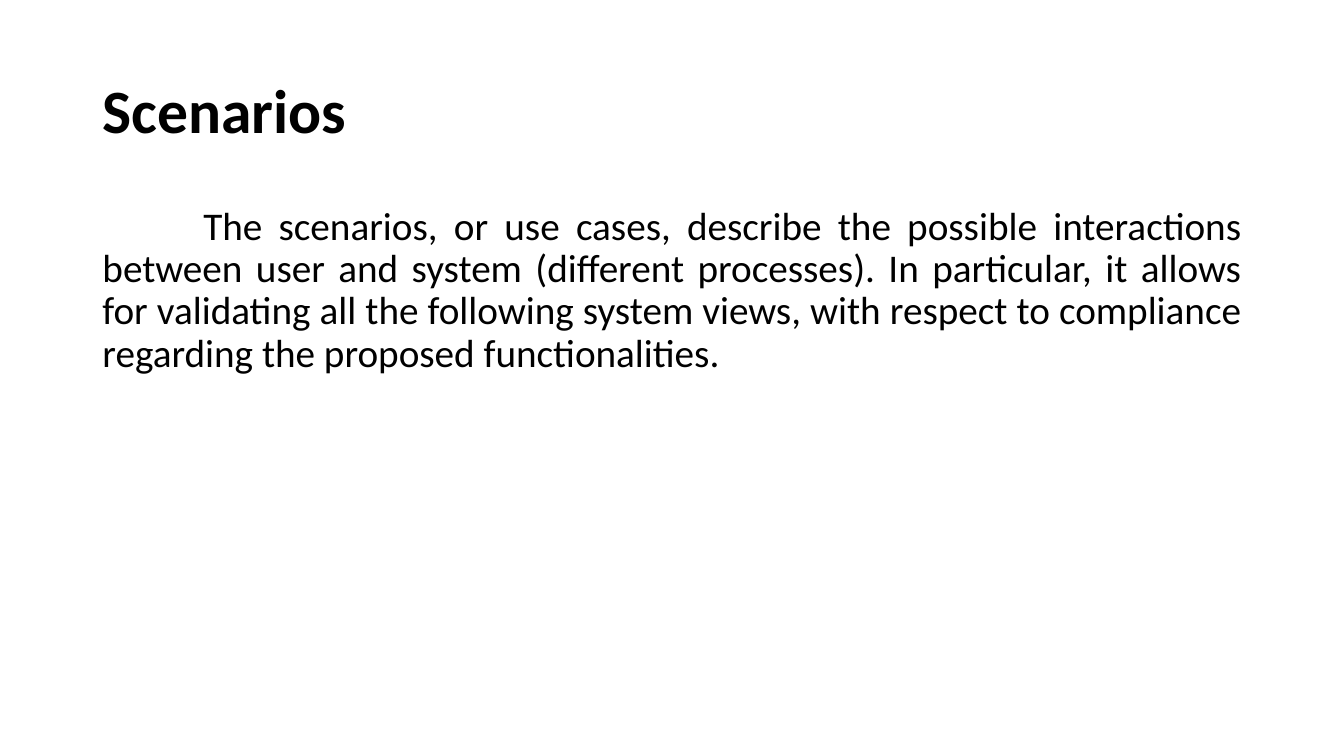
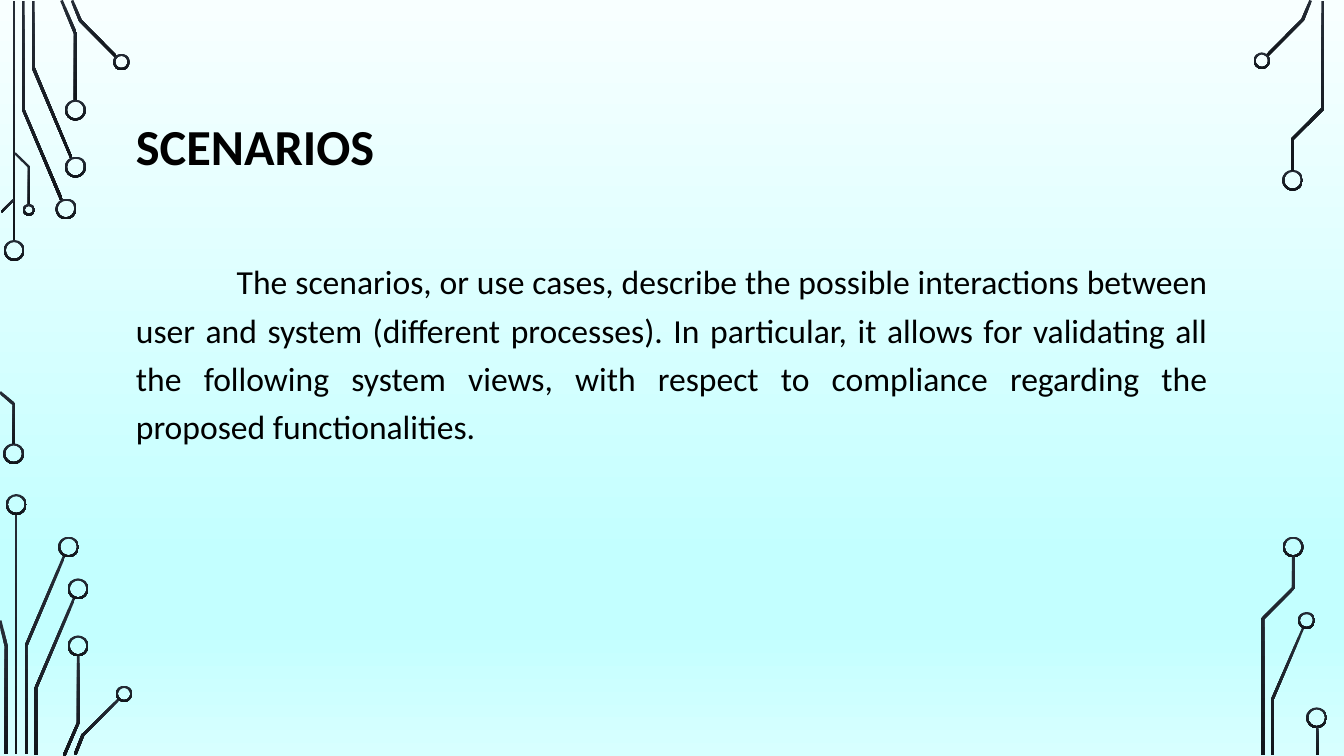
Before and after one commit to dianamoreira/thefuck, a slide deck: slide 5 of ArchSW-docs/The Fuck.pptx. Drawn at 1344x756 pixels with LibreOffice and Linux fonts; fonts in the diff are those of the drawing; background and template pictures are left out. Boxes give left, top, right and bottom in pixels: in the first picture for what was removed or moved away, otherwise in the second. Text is boxed around its words. In the diff, an @@ line names an element or a change of style, - is before the commit and + after.

```diff
--- a/ArchSW-docs/The Fuck.pptx
+++ b/ArchSW-docs/The Fuck.pptx
@@ background #FFFFFF to picture (left out) @@
@@ title at [136,132,374,166]: text changed; size 44 to 36 pt @@
-Scenarios
+SCENARIOS
@@ text "The scenarios, or use cases, ...": place and size @@
-text "The scenarios, or use cases, ..." at [102,212,1241,374]
+text "The scenarios, or use cases, ..." at [136,270,1207,445]
@@ text "The scenarios, or use cases, ..." at [136,270,1207,445]: size 28 to 24 pt; line spacing 0.9 to 1.2 @@
@@ group added at [0,0,1328,756]: 33 freeform shapes, 3 rectangles @@
```
Also in this commit, not shown: 10 other slides changed, 10 slides added, 6 slides removed, 1 other file.
